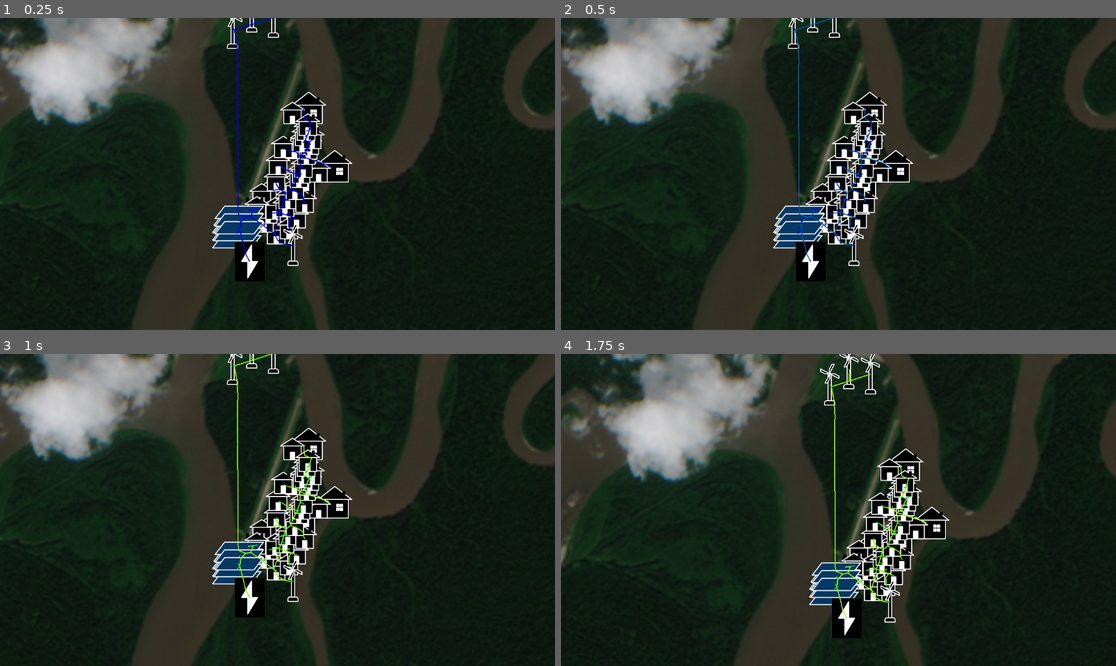
Above: before the commit, frames 1-4 (two rows, left to right).
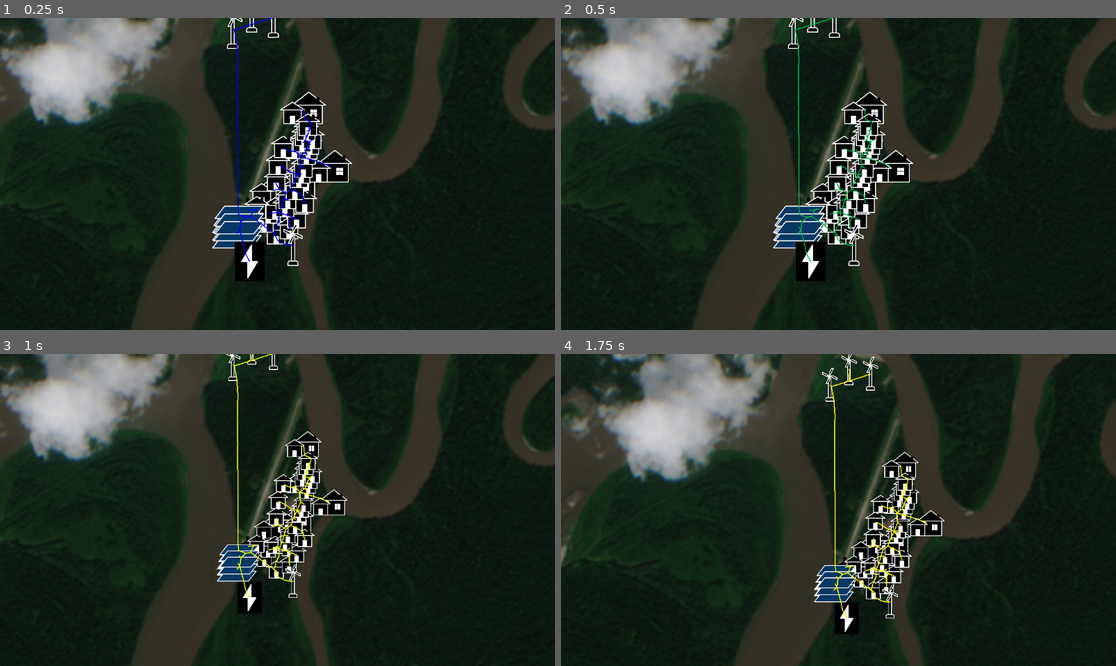
Above: after the commit, the same moments.

Repository: acmattson3/SymergySim
Game: Godot game, scene res://microgrid_simulation.tscn
Two runs of this game, one before a commit and one after it. Both use one fixed random seed, a clock stepped at 60 frames per second and the inputs below.
Inputs (mouse positions are in pixels of both pictures, inside the frame that each line leads up to):
- Up to frame 1 (0.25 s): no input
- Up to frame 2 (0.5 s): no input
- Up to frame 3 (1 s): move the mouse to (399, 494) at 0.52 s; click (399, 494) at 0.67 s
- Up to frame 4 (1.75 s): drag from (727, 525) to (810, 572) at 1.27 s

Frame 1 is identical in both runs. In frame 2, 0.5% of the frame differs, in the area x 41-60%, y 0-79%; in frame 3, 4.1%; in frame 4, 4.3%, in the area x 44-70%, y 0-92%.

Commit message:
Fixed voltage oddities (picks most accurate voltage). Added command line arguments for variable MQTT brokers and users.

Diff:
--- a/components/base_component.gd
+++ b/components/base_component.gd
@@ -45,7 +45,8 @@
 	update_voltage_elapsed += delta
 	if update_voltage_elapsed >= update_voltage_interval:
 		update_voltage_elapsed = 0.0
-		current_voltage = VoltageManager.get_average_voltage()
+		current_voltage = VoltageManager.get_average_voltage() + 0.5*randf_range(-1.0, 1.0)
+		#print(current_voltage)
 
 func get_latitude():
 	return latitude.to_float()
--- a/components/loads/load_component.gd
+++ b/components/loads/load_component.gd
@@ -7,12 +7,23 @@
 @export var fluctuation := 20.0
 @export var pull_coefficient: float = 0.05  # Voltage drop per kW of load
 
+@onready var try_change_demand_interval: float = 30.0 + randf_range(0.0, 15.0)
+@onready var try_change_demand_elapsed: float = try_change_demand_interval
+
+var add_fluctuation = false
 var time: float = randf_range(0.0, 120.0)
 func _physics_process(delta: float) -> void:
 	super._physics_process(delta)
 	time += delta
+	try_change_demand_elapsed += delta
+
 	# Calculate the instantaneous load (in kW)
-	current_demand = base_demand_kw + fluctuation * sin(0.1 * time)
+	current_demand = base_demand_kw + 2.0*sin(0.1 * time)
+	current_demand += fluctuation if add_fluctuation else 0.0
+	# Every set time, check if fluctuation is added.
+	if try_change_demand_elapsed >= try_change_demand_interval:
+		try_change_demand_elapsed = 0.0
+		add_fluctuation = true if randf() < 0.5 else false
 
 	# Compute the voltage drop caused by this load.
 	# (For example, if pull_coefficient is 0.05 V per kW, a 60 kW load pulls down 3 V.)
--- a/components/sources/generator/generator.tscn
+++ b/components/sources/generator/generator.tscn
@@ -7,7 +7,6 @@
 [node name="Generator" instance=ExtResource("1_vgx6f")]
 script = ExtResource("2_or1me")
 fuel_type = 0
-Kd = 0.1
 
 [node name="GeneratorIcon" type="Sprite2D" parent="." index="0"]
 scale = Vector2(0.25, 0.25)
--- a/components/sources/renewable/renewable.tscn
+++ b/components/sources/renewable/renewable.tscn
@@ -8,7 +8,6 @@
 [node name="Renewable" instance=ExtResource("1_r6kon")]
 script = ExtResource("2_7wwl7")
 renewable_type = 0
-Kd = 0.1
 
 [node name="SolarIcon" type="Sprite2D" parent="." index="0"]
 visible = false
--- a/microgrid_simulation.gd
+++ b/microgrid_simulation.gd
@@ -161,6 +161,8 @@
 		_:
 			return ""
 
+const BROKER_HOSTNAME: String = "tcp://mosquitto_broker:1883"
+var mqtt_host := BROKER_HOSTNAME
 func _ready() -> void:
 	#load_components_from_kml() # Load the components in from the KML file
 	#return
@@ -173,7 +175,20 @@
 	MQTTHandler.published_messages.connect(_on_published_messages)
 	MQTTHandler.broker_disconnected.connect(_on_broker_disconnected)
 
-	MQTTHandler.connect_to_broker("tcp://test.mosquitto.org:1883")
+	var mqtt_user = ""
+	var mqtt_pass = ""
+	var args = OS.get_cmdline_args()
+	for i in range(args.size()):
+		if args[i] == "--mqtt-host" and i + 1 < args.size():
+			mqtt_host = args[i + 1]
+		elif args[i] == "--mqtt-user" and i + 1 < args.size():
+			mqtt_user = args[i + 1]
+		elif args[i] == "--mqtt-pass" and i + 1 < args.size():
+			mqtt_pass = args[i + 1]
+	print("Username is: "+mqtt_user if mqtt_user != "" else "WARN: Username is empty string!")
+	print("Password is not empty." if mqtt_pass != "" else "WARN: Password is empty string!")
+	MQTTHandler.set_user_pass(mqtt_user, mqtt_pass)
+	MQTTHandler.connect_to_broker(mqtt_host)
 
 func position_components():
 	var components = $Components.get_children()
@@ -266,11 +281,11 @@
 
 func _on_broker_connection_failed():
 	print("Broker connection failed! Trying again...")
-	MQTTHandler.connect_to_broker("tcp://test.mosquitto.org:1883")
+	MQTTHandler.connect_to_broker(mqtt_host)
 
 func _on_broker_disconnected():
 	print("Broker disconnected. Reconnecting...")
-	MQTTHandler.connect_to_broker("tcp://test.mosquitto.org:1883")
+	MQTTHandler.connect_to_broker(mqtt_host)
 
 func draw_connections() -> void:
 	var existing_connections := {}  # Dictionary to track created connections
@@ -311,7 +326,7 @@
 func _on_received_message(_topic, _msg):
 	pass # For receiving component updates
 
-var base_scale = 0.25
+var base_scale = 0.2
 func scale_component_icons():
 	for component in $Components.get_children():
 		if component is Line2D:
--- a/microgrid_simulation.tscn
+++ b/microgrid_simulation.tscn
@@ -263,16 +263,12 @@
 
 [node name="hydro_plant" parent="Components" instance=ExtResource("2_pg42q")]
 max_power_rating = 30.0
-Kp = 2.0
-Kd = 0.1
 latitude = "61.7842926"
 longitude = "-156.5863759"
 
 [node name="solar0" parent="Components" instance=ExtResource("2_pg42q")]
 renewable_type = 1
 max_power_rating = 10.0
-Kp = 2.0
-Kd = 0.1
 latitude = "61.7848791"
 longitude = "-156.5921523"
 
@@ -285,8 +281,6 @@
 [node name="solar1" parent="Components" instance=ExtResource("2_pg42q")]
 renewable_type = 1
 max_power_rating = 10.0
-Kp = 2.0
-Kd = 0.1
 latitude = "61.7852442"
 longitude = "-156.5920129"
 
@@ -299,8 +293,6 @@
 [node name="solar2" parent="Components" instance=ExtResource("2_pg42q")]
 renewable_type = 1
 max_power_rating = 10.0
-Kp = 2.0
-Kd = 0.1
 latitude = "61.7855917"
 longitude = "-156.5918841"
 
@@ -313,32 +305,24 @@
 [node name="turbine0" parent="Components" instance=ExtResource("2_pg42q")]
 renewable_type = 2
 max_power_rating = 15.0
-Kp = 2.0
-Kd = 0.1
 latitude = "61.7953497"
 longitude = "-156.5925347"
 
 [node name="turbine1" parent="Components" instance=ExtResource("2_pg42q")]
 renewable_type = 2
 max_power_rating = 15.0
-Kp = 2.0
-Kd = 0.1
 latitude = "61.7959126"
 longitude = "-156.5883827"
 
 [node name="turbine2" parent="Components" instance=ExtResource("2_pg42q")]
 renewable_type = 2
 max_power_rating = 15.0
-Kp = 2.0
-Kd = 0.1
 latitude = "61.7961813"
 longitude = "-156.5905821"
 
 [node name="generator0" parent="Components" instance=ExtResource("4_j5frb")]
 fuel_type = 1
 max_power_rating = 200.0
-Kp = 2.0
-Kd = 0.1
 latitude = "61.7834576"
 longitude = "-156.5907875"
 
--- a/voltage_manager.gd
+++ b/voltage_manager.gd
@@ -5,21 +5,27 @@
 		current_voltage = max(0.0, value)
 var avg_voltage := 0.0
 
-var print_elapsed: float = 0.25
-var print_interval: float = 0.25
+var print_elapsed: float = 0.5
+var print_interval: float = 0.5
+var time: float = 0.0
 func _process(delta: float) -> void:
 	print_elapsed += delta
 	if print_elapsed >= print_interval:
 		print_elapsed = 0.0
-		print(avg_voltage)
+		print("Avg: ", avg_voltage)
 
-#func _physics_process(delta: float) -> void:
-	#avg_voltage = current_voltage if current_voltage > avg_voltage else avg_voltage
+func _physics_process(delta: float) -> void:
+	time += delta
+	avg_voltage = closest_voltage + 0.1*sin(0.1*time)
 
-
+var curr_diff := 1000.0
+var closest_voltage := 0.0
 func change_voltage(value: float) -> void:
 	current_voltage = lerpf(current_voltage, current_voltage+value, 0.55)
-	avg_voltage = lerpf(avg_voltage, current_voltage, 0.35)
+	var new_diff = abs(current_voltage - 120.0)
+	if new_diff < curr_diff:
+		curr_diff = new_diff
+		closest_voltage = current_voltage
 
 func get_current_voltage():
 	return current_voltage
Not shown, changed: mqtt_grapher.py
